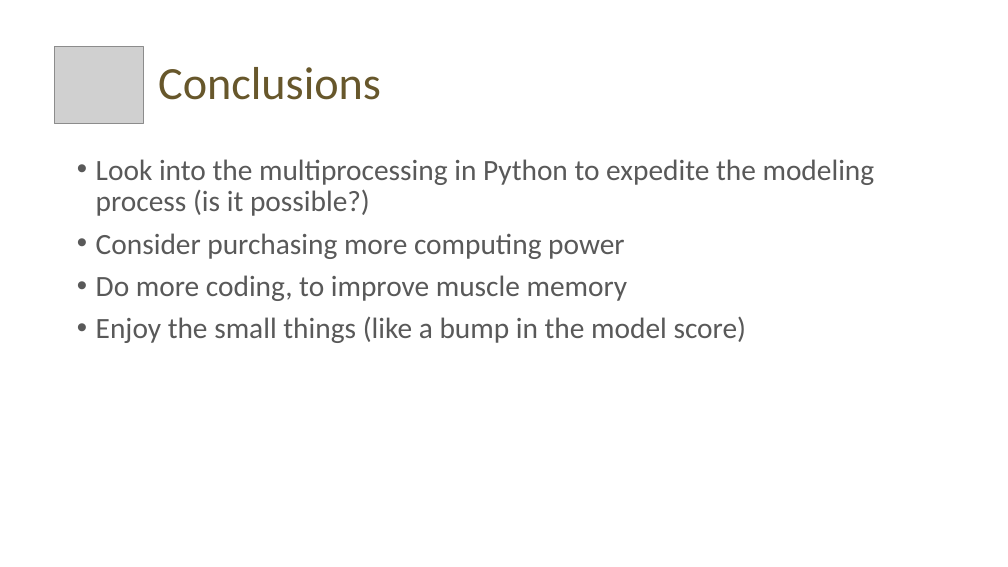
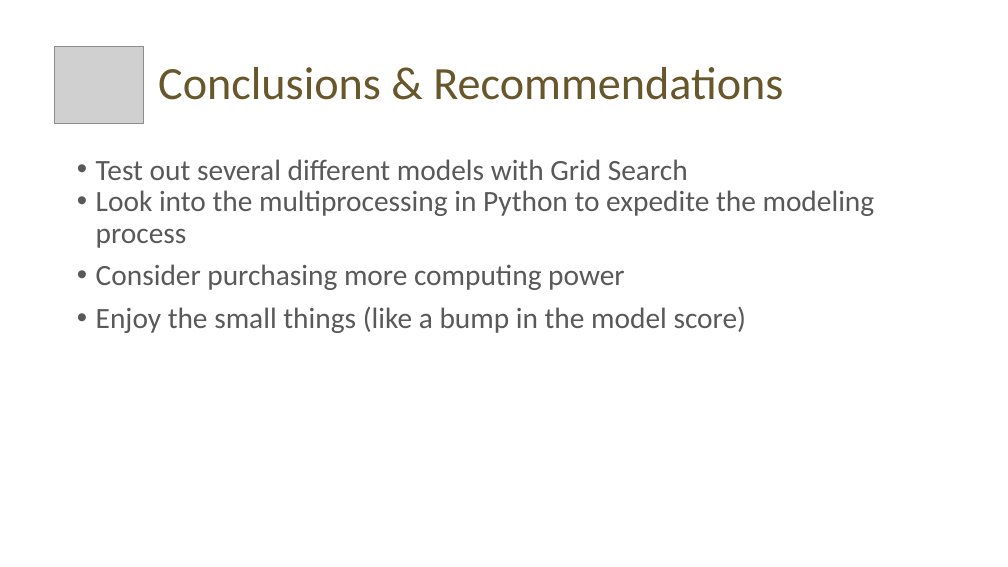
Before and after one commit to Jgates62/hackathon_predicting_income, a slide deck: slide 3 of presentation.pptx. Drawn at 1008x567 pixels with LibreOffice and Linux fonts; fonts in the diff are those of the drawing; grey boxes stand for pictures. Boxes give left, top, right and bottom in pixels: in the first picture for what was removed or moved away, otherwise in the second. Text is boxed around its words. In the diff, an @@ line names an element or a change of style, - is before the commit and + after.

```diff
--- a/presentation.pptx
+++ b/presentation.pptx
@@ title at box(158, 67, 783, 100): text changed @@
-Conclusions
+Conclusions & Recommendations
@@ text at box(96, 159, 875, 248): text changed @@
-• Look into the multiprocessing in Python to expedite the modeling process (is it possible?)
+• Test out several different models with Grid Search
+• Look into the multiprocessing in Python to expedite the modeling process
@@ text at box(96, 275, 628, 301): paragraph removed @@
-• Do more coding, to improve muscle memory
```
Also in this commit, not shown: 2 other slides changed, 3 other files.
